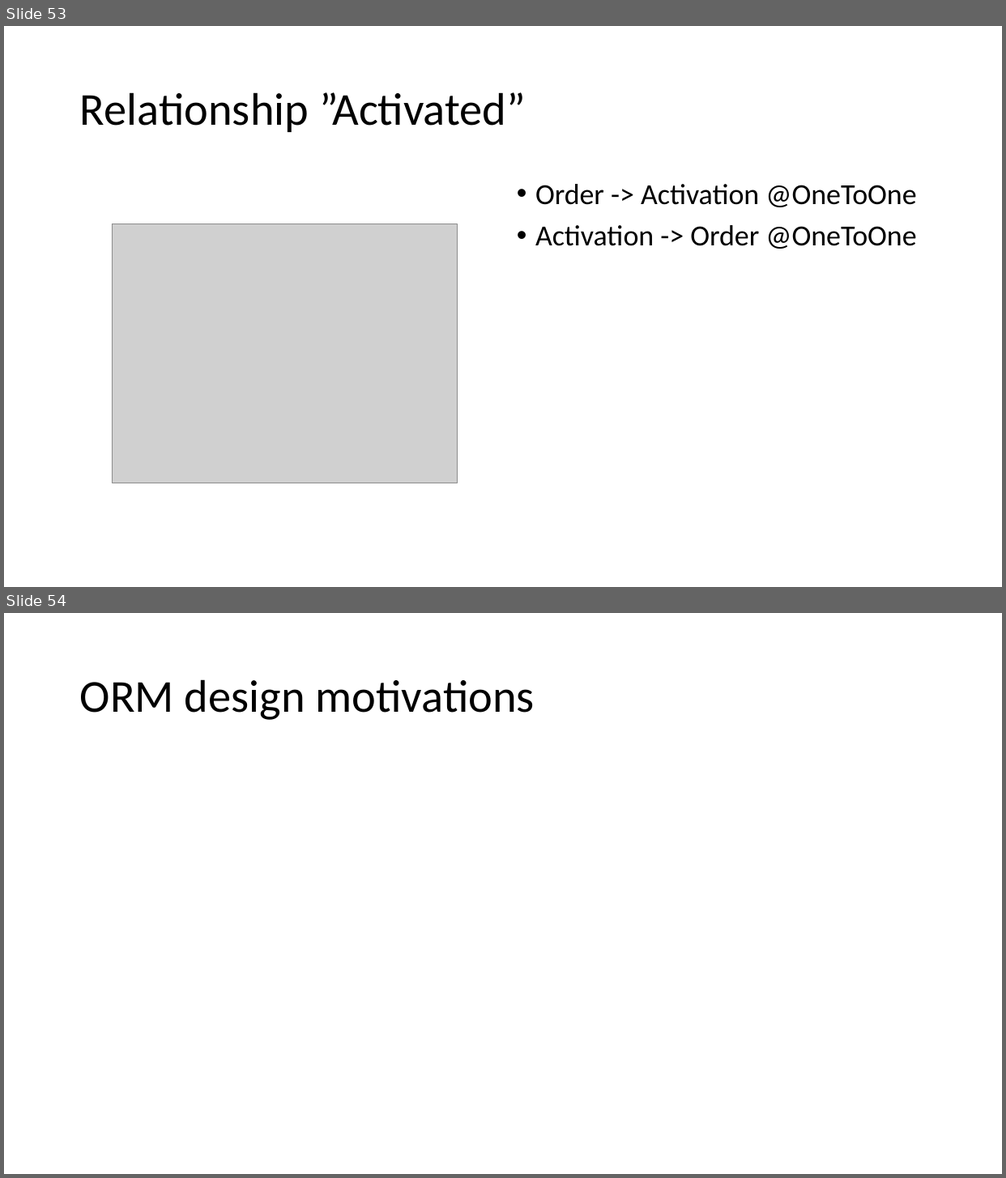
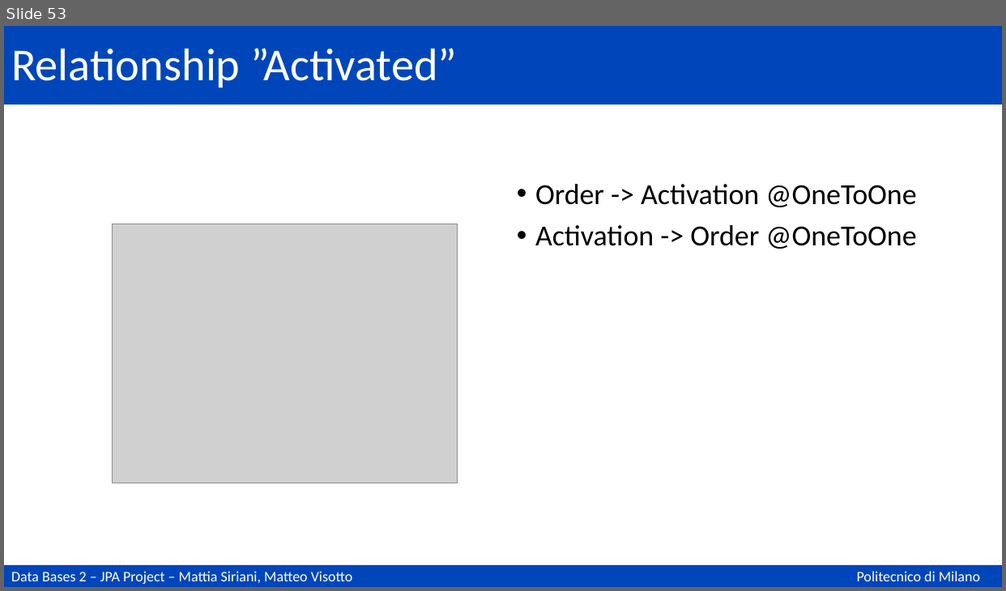
Before and after one commit to matteovisotto/DB2-SirianiVisotto, a slide deck: Documentation.pptx. Shown one above the other, each under a label of ours: slides 53 and 54 before the commit, slide 53 after it. The pictures are 1006x1178 and 1006x591 pixels, drawn with LibreOffice and Linux fonts; fonts in the diff are those of the drawing; grey boxes stand for pictures. Boxes give left, top, right and bottom in pixels: in the first picture for what was removed or moved away, otherwise in the second. Text is boxed around its words. In the diff, an @@ line names an element or a change of style, - is before the commit and + after.

```diff
--- a/Documentation.pptx
+++ b/Documentation.pptx
@@ slide 54 removed at [4,613,1002,1174], background #FFFFFF @@
@@ title removed at [80,679,535,720] @@
-ORM design motivations
@@ slide 53 changed as well @@
@@ title "Relationship ”Activated”": place and size @@
-title "Relationship ”Activated”" at [80,92,526,132]
+title "Relationship ”Activated”" at [11,48,457,88]
@@ title "Relationship ”Activated”" at [11,48,457,88]: text colour #000000 to #FFFFFF @@
@@ rectangle added at [4,26,1002,105], fill #0046BA @@
@@ rectangle added at [4,565,1002,587], fill #0046BA, 14 pt, text #FFFFFF @@
+Data Bases 2 – JPA Project – Mattia Siriani, Matteo Visotto
@@ text added at [857,571,980,582], 14 pt, text #FFFFFF @@
+Politecnico di Milano
```
Also in this commit, not shown: 83 other slides changed, 5 slides added, 5 other slides removed.
